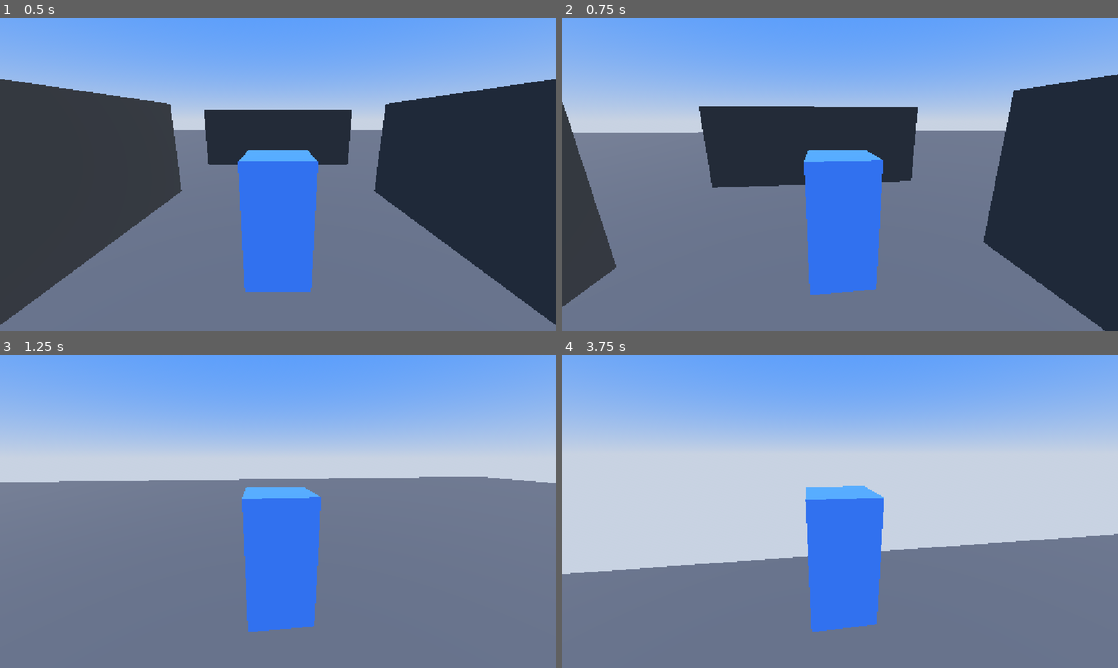
Above: before the commit, frames 1-4 (two rows, left to right).
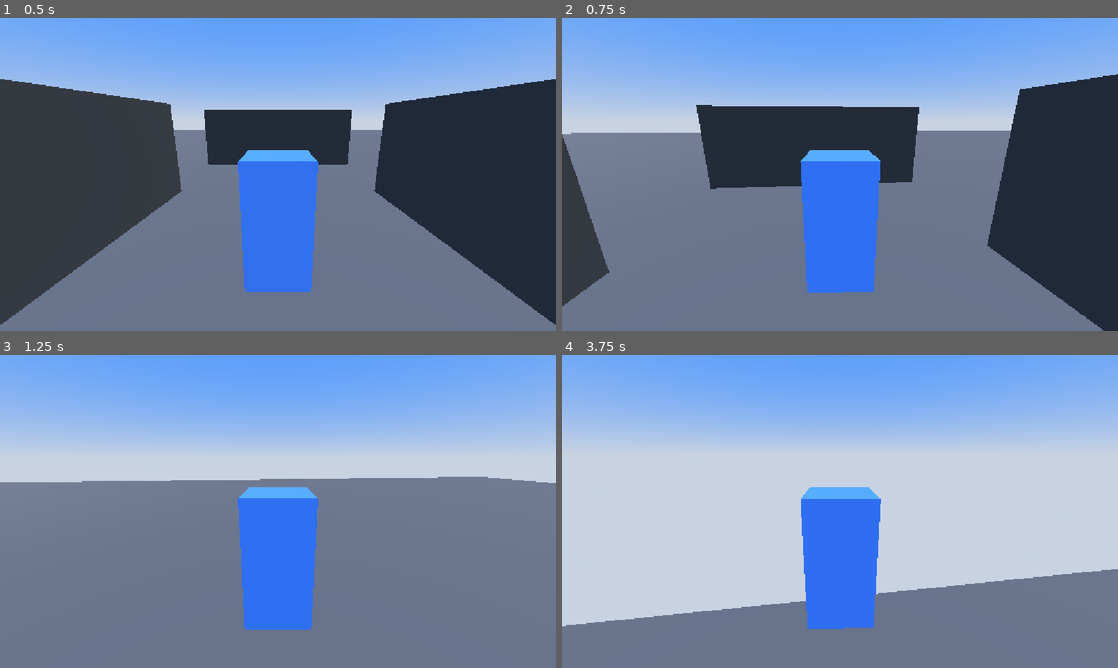
Above: after the commit, the same moments.

Repository: Skyvastern/example-third-person-controller
Game: Godot game, scene res://main/main.tscn
Two runs of this game, one before a commit and one after it. Both use one fixed random seed, a clock stepped at 60 frames per second and the inputs below.
Inputs (mouse positions are in pixels of both pictures, inside the frame that each line leads up to):
- Up to frame 1 (0.5 s): no input
- Up to frame 2 (0.75 s): tap Enter at 0.5 s; move the mouse to (867, 174) at 0.52 s; hold W (forward) from 0.53 s (still down); hold Shift (sprint) from 0.53 s (still down)
- Up to frame 3 (1.25 s): keep holding W (forward); keep holding Shift (sprint); tap Space (jump) at 0.77 s
- Up to frame 4 (3.75 s): keep holding W (forward); move the mouse to (812, 511) at 1.27 s; release Shift (sprint) at 1.28 s; tap Shift (sprint) at 1.35, 2.85 s; tap Space (jump) at 1.52, 3.02 s; move the mouse to (851, 505) at 2.02 s; hold Shift (sprint) 2.03-2.78 s; move the mouse to (834, 517) at 2.77 s; move the mouse to (878, 514) at 3.52 s; hold Shift (sprint) from 3.53 s (still down)

Frame 1 is identical in both runs. In frame 2, 2.1% of the frame differs, in the area x 0-100%, y 18-100%; in frame 3, 0.6%; in frame 4, 13%, in the area x 0-100%, y 41-89%.

Commit message:
Add player rotation

Diff:
--- a/main/player.gd
+++ b/main/player.gd
@@ -8,14 +8,18 @@
 @export var gravity: float = 100
 
 @export_group("Look")
+@export var cam_root: Node3D
 @export var yaw: Node3D
 @export var pitch: Node3D
 @export var cam: Camera3D
 @export var mouse_sens: float = 0.1
+@export var rotate_speed: float = 10
 
 
 func _ready() -> void:
 	Input.mouse_mode = Input.MOUSE_MODE_CAPTURED
+
+	cam_root.top_level = true
 
 
 func _unhandled_input(event: InputEvent) -> void:
@@ -40,7 +44,7 @@
 
 	# Movement
 	var input_dir: Vector2 = Input.get_vector("left", "right", "forward", "backward")
-	var move_dir: Vector3 = cam.global_basis * Vector3(input_dir.x, 0, input_dir.y)
+	var move_dir: Vector3 = yaw.global_basis * Vector3(input_dir.x, 0, input_dir.y)
 	move_dir = move_dir.normalized()
 
 	if move_dir:
@@ -52,6 +56,18 @@
 
 	move_and_slide()
 
+	# Rotation
+	if move_dir:
+		var target_pos: Vector3 = global_position + (move_dir * 10)
+		var target_transform: Transform3D = global_transform.looking_at(target_pos)
+
+		global_basis = global_basis.slerp(
+			target_transform.basis,
+			rotate_speed * delta
+		)
+
+	cam_root.global_position = global_position
+
 
 func _get_speed() -> float:
 	if Input.is_action_pressed("sprint"):
--- a/main/player.tscn
+++ b/main/player.tscn
@@ -16,9 +16,10 @@
 
 [sub_resource type="CapsuleShape3D" id="CapsuleShape3D_1ilra"]
 
-[node name="Player" type="CharacterBody3D" unique_id=404133748 node_paths=PackedStringArray("yaw", "pitch", "cam")]
+[node name="Player" type="CharacterBody3D" unique_id=404133748 node_paths=PackedStringArray("cam_root", "yaw", "pitch", "cam")]
 collision_layer = 2
 script = ExtResource("1_ou4ca")
+cam_root = NodePath("Camera Root")
 yaw = NodePath("Camera Root/Yaw")
 pitch = NodePath("Camera Root/Yaw/Pitch")
 cam = NodePath("Camera Root/Yaw/Pitch/SpringArm3D/Camera3D")
